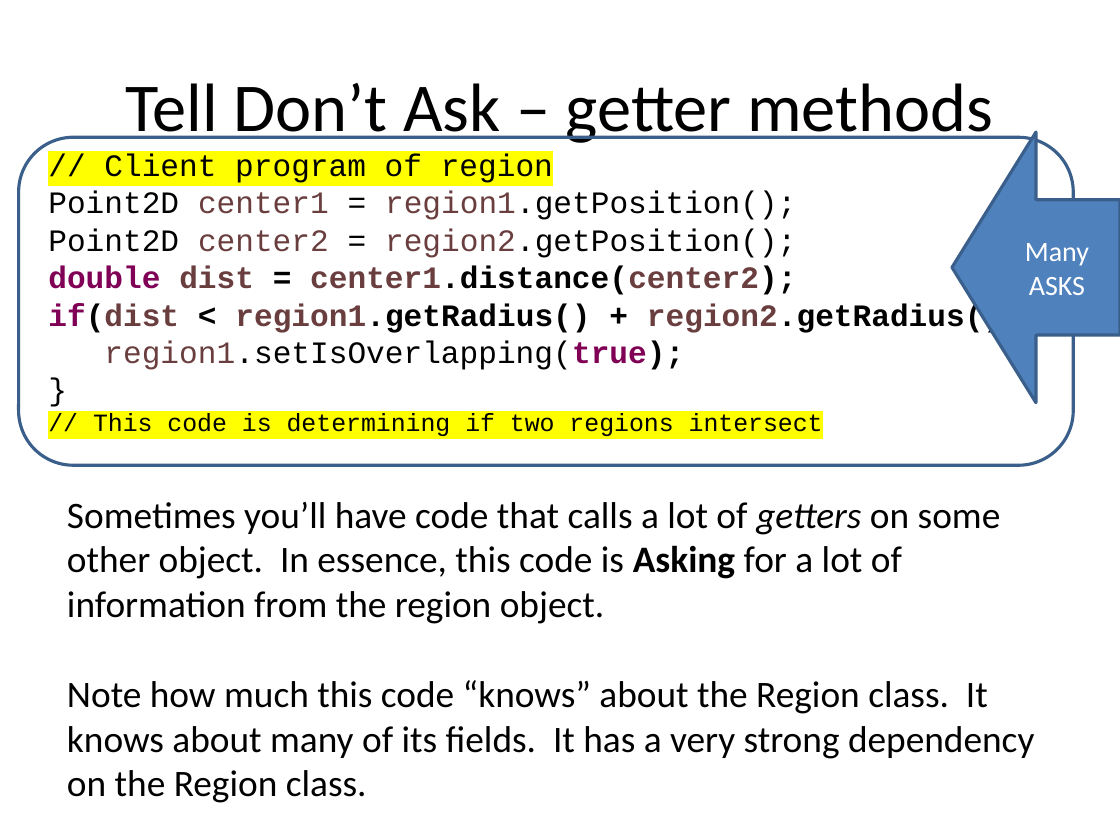
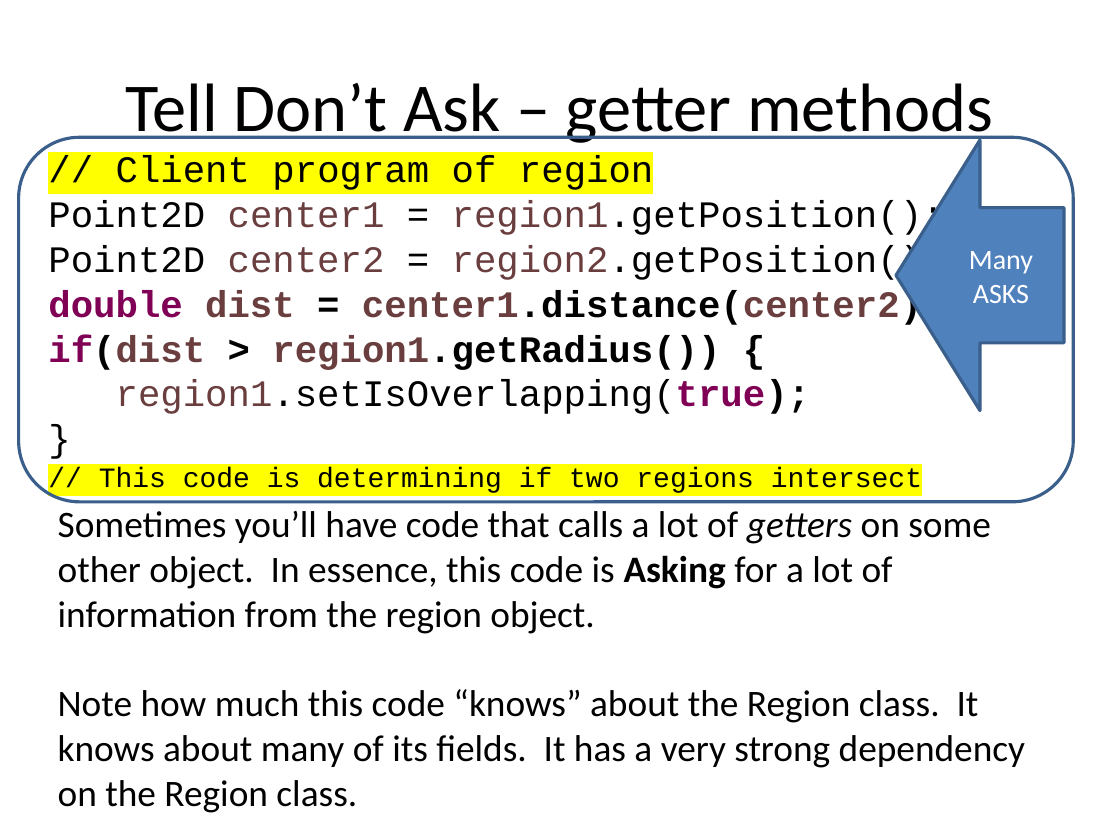
Before and after one commit to RHIT-CSSE/csse220, a slide deck: slide 4 of ClassMaterials/CohesionAndCoupling/Slides/Part2-OOD-DP4-TellDoNotAsk.pptx. Drawn at 1120x840 pixels with LibreOffice and Linux fonts; fonts in the diff are those of the drawing. Boxes give left, top, right and bottom in pixels: in the first picture for what was removed or moved away, otherwise in the second. Text is boxed around its words. In the diff, an @@ line names an element or a change of style, - is before the commit and + after.

Commit message:
Undo Jason's overwrite of class materials starter code/slides.

```diff
--- a/ClassMaterials/CohesionAndCoupling/Slides/Part2-OOD-DP4-TellDoNotAsk.pptx
+++ b/ClassMaterials/CohesionAndCoupling/Slides/Part2-OOD-DP4-TellDoNotAsk.pptx
@@ rounded rectangle: place and size @@
-rounded rectangle at <box>19,138,1074,466</box>
+rounded rectangle at <box>19,138,1074,503</box>
@@ left arrow "Many ASKS": place and size @@
-left arrow "Many ASKS" at <box>952,132,1120,403</box>
+left arrow "Many ASKS" at <box>896,140,1064,411</box>
@@ text at <box>48,156,945,493</box>: size 20 to 24 pt in "// Client program of region", "Point2D center1 = region1.getPosition();", "Point2D center2 = region2.getPosition();", "double dist = center1.distance(center2);" and 2 more places; size 16 to 18 pt in "// This code is determining if two ..." @@
@@ text at <box>48,335,720,370</box>: text changed; size 20 to 24 pt @@
-if(dist < region1.getRadius() + region2.getRadius()) {
+if(dist > region1.getRadius()) {
@@ text "Sometimes you’ll have code that ...": place and size @@
-text "Sometimes you’ll have code that ..." at <box>67,502,1034,803</box>
+text "Sometimes you’ll have code that ..." at <box>58,511,1025,813</box>
```
Also in this commit, not shown: 7 other slides changed, 2 slides added, 4 slides removed, 40 other files.
